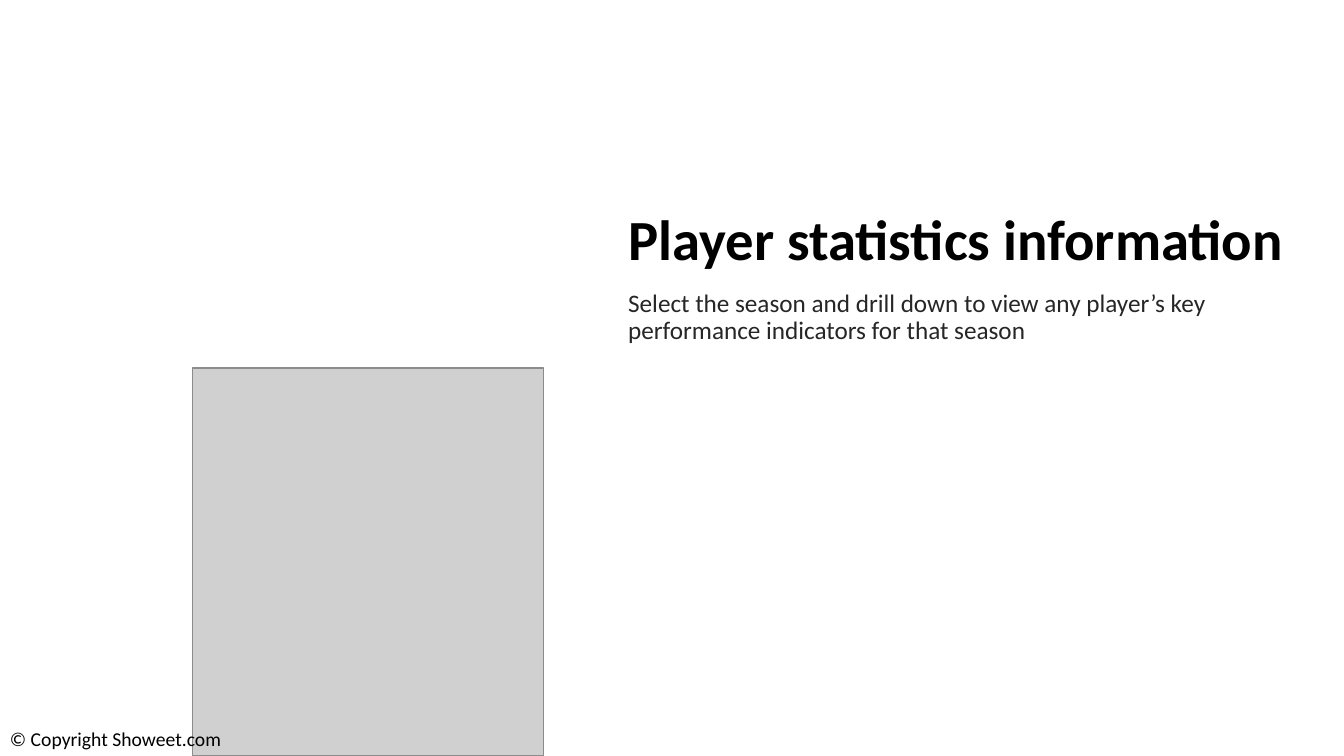
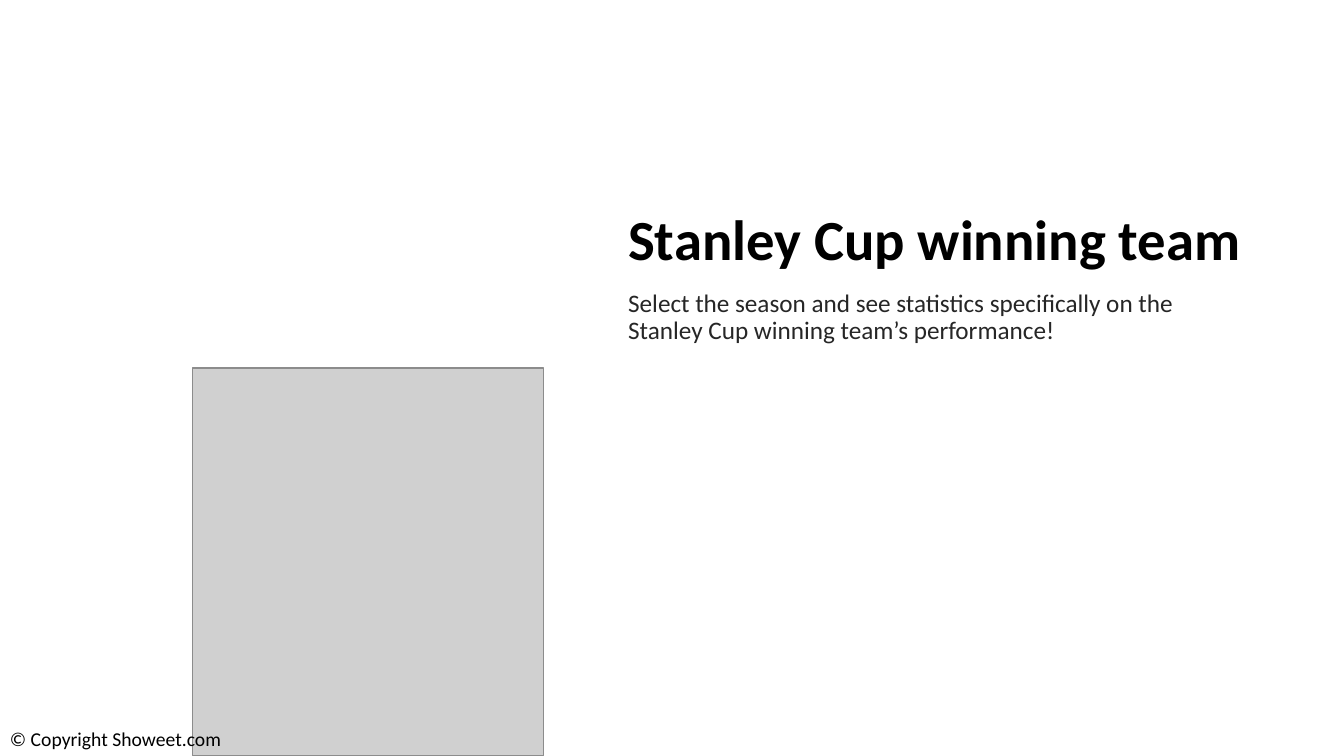
Before and after one commit to joeldemontigny/project-sports-analytics-NHL-2.0, a slide deck: slide 9 of project-sports-analytics-nhl2.0v2.pptx. Drawn at 1344x756 pixels with LibreOffice and Linux fonts; fonts in the diff are those of the drawing; grey boxes stand for pictures; background and template pictures are left out. Boxes give left, top, right and bottom in pixels: in the first picture for what was removed or moved away, otherwise in the second. Text is boxed around its words. In the diff, an @@ line names an element or a change of style, - is before the commit and + after.

```diff
--- a/project-sports-analytics-nhl2.0v2.pptx
+++ b/project-sports-analytics-nhl2.0v2.pptx
@@ title at box(628, 220, 1241, 270): text changed @@
-Player statistics information
+Stanley Cup winning team
@@ text at box(628, 294, 1172, 344): text changed @@
-Select the season and drill down to view any player’s key performance indicators for that season
+Select the season and see statistics specifically on the Stanley Cup winning team’s performance!
```
Also in this commit, not shown: 1 other slide changed, 2 slides added, 2 slides removed.
